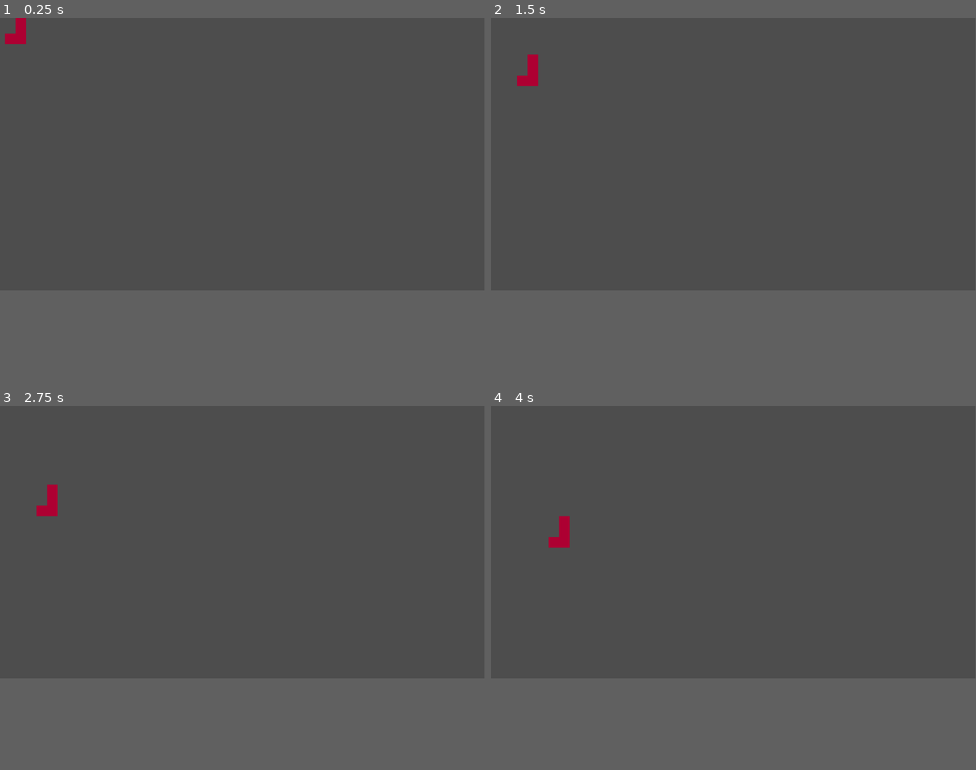
Above: before the commit, frames 1-4 (two rows, left to right).
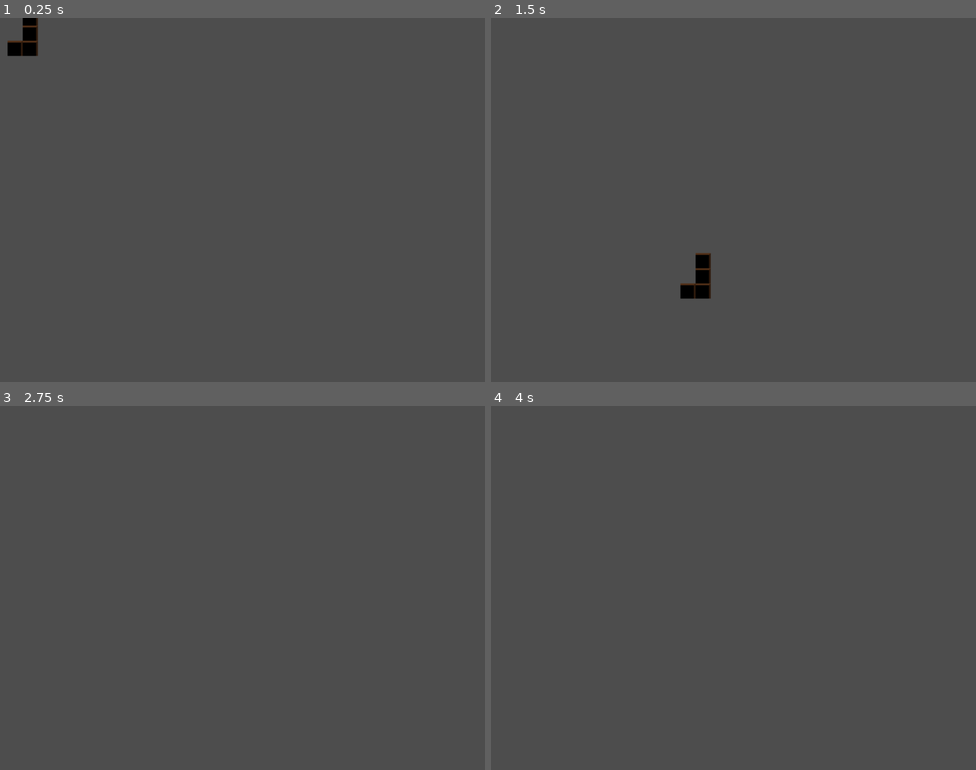
Above: after the commit, the same moments.

Repository: NonsenseSynapse/GodotTetris
Game: Godot game, scene res://main.tscn
Same seed, same stepped clock (60 frames per second), same inputs: the game is played once before the commit and once after it.
Inputs:
- Up to frame 1 (0.25 s): no input
- Up to frame 2 (1.5 s): tap Enter at 0.5 s; hold Right (move_right) 0.53-1.28 s; hold Down (slow_drop) 0.53-1.28 s; hold Left (move_left) from 1.28 s (still down); tap Down (slow_drop) at 1.35 s
- Up to frame 3 (2.75 s): release Left (move_left) at 2.03 s; hold Right (move_right) from 2.03 s (still down); hold Down (slow_drop) from 2.03 s (still down)
- Up to frame 4 (4 s): release Down (slow_drop) at 2.78 s; tap Down (slow_drop) at 2.85 s; tap Space at 3.5 s; release Right (move_right) at 3.53 s; hold Left (move_left) from 3.53 s (still down); hold Down (slow_drop) from 3.53 s (still down)
In our replay, the window is 799x449 before the commit and 800x600 after it. These sizes can differ from the game's own. Grey fills any space a smaller window leaves; there, only what the larger window draws over its background counts as a difference.

The runs differ from the first frame. In frame 1, 0.6% of the frame differs, in the area x 1-8%, y 0-11%; in frame 2, 0.8%, in the area x 5-46%, y 10-78%; in frame 3, 0.3%; in frame 4, 0.3%.

Commit message:
GameBoard can track texture, color, and position

Diff:
--- /dev/null
+++ b/GameBoard.gd
@@ -0,0 +1,66 @@
+extends Node2D
+
+@export var tile_size: int
+@export var width: int = 10
+@export var height: int = 20
+@export var default_tile_texture: Texture
+
+# TODO: maybe remove?
+@export var color: Color
+
+var bg_texture_index: int = 0
+var set_texture_index: int = 1
+var board_cells: Array
+
+class BoardCell:
+	var x: int
+	var y: int
+	var texture_index: int
+	var color_index: int
+
+	func _init(x, y, texture_index, color_index):
+		self.x = x
+		self.y = y
+		self.texture_index = texture_index
+		self.color_index = color_index
+
+
+
+# Called when the node enters the scene tree for the first time.
+func _ready():
+#	$Sprite2D.color = color
+#	$ColorRect.color = color
+#	$ColorRect.size = Vector2(tile_size * width, tile_size * height)
+#	$ColorRect.show()
+#	print($ColorRect.size)
+
+
+#	$TileMap.show()
+	print('made it after')
+
+	for bg_x in range(0, width):
+		board_cells.append([])
+		for bg_y in range(0, height):
+			var new_tile = BoardCell.new(bg_x, bg_y, 0, 0)
+			board_cells[bg_x].append(new_tile)
+
+	#print(board_cells)
+	paint_bg_cells()
+
+	paint_one_cell(5, 5)
+	paint_one_cell(5, 6)
+	paint_one_cell(6, 6)
+	paint_one_cell(6, 7)
+
+func paint_bg_cells():
+	for cell_row in board_cells:
+		for cell in cell_row:
+			$TileMap.set_cell(0, Vector2(cell.x, cell.y), bg_texture_index, Vector2(0, 0))
+
+func paint_one_cell(x, y):
+	board_cells[x][y].color_index = set_texture_index
+	$TileMap.set_cell(0, Vector2(x, y), set_texture_index, Vector2(0, 0))
+
+# Called every frame. 'delta' is the elapsed time since the previous frame.
+func _process(delta):
+	pass
--- /dev/null
+++ b/game_board.tscn
@@ -0,0 +1,50 @@
+[gd_scene load_steps=7 format=3 uid="uid://cbiokoha481e0"]
+
+[ext_resource type="Script" path="res://GameBoard.gd" id="1_trug8"]
+[ext_resource type="Texture2D" uid="uid://byc7q170tfw8f" path="res://assets/block-texture1.png" id="2_pn8y0"]
+[ext_resource type="Texture2D" uid="uid://duy7kirihftd4" path="res://assets/block-texture2.png" id="3_f024a"]
+
+[sub_resource type="TileSetAtlasSource" id="TileSetAtlasSource_2rkxn"]
+texture = ExtResource("2_pn8y0")
+texture_region_size = Vector2i(200, 200)
+0:0/0 = 0
+
+[sub_resource type="TileSetAtlasSource" id="TileSetAtlasSource_3258k"]
+texture = ExtResource("3_f024a")
+texture_region_size = Vector2i(200, 200)
+0:0/0 = 0
+
+[sub_resource type="TileSet" id="TileSet_h7hxv"]
+tile_size = Vector2i(200, 200)
+sources/0 = SubResource("TileSetAtlasSource_2rkxn")
+sources/1 = SubResource("TileSetAtlasSource_3258k")
+
+[node name="GameBoard" type="Node2D"]
+script = ExtResource("1_trug8")
+tile_size = 50
+default_tile_texture = ExtResource("2_pn8y0")
+color = Color(0.305882, 0.568627, 0.866667, 1)
+
+[node name="ColorRect" type="ColorRect" parent="."]
+visible = false
+offset_left = 475.0
+offset_top = 5.0
+offset_right = 775.0
+offset_bottom = 605.0
+size_flags_horizontal = 4
+color = Color(0.898039, 0.623529, 0.780392, 1)
+
+[node name="TileMap" type="TileMap" parent="."]
+position = Vector2(475, 5)
+scale = Vector2(0.25, 0.25)
+tile_set = SubResource("TileSet_h7hxv")
+cell_quadrant_size = 12
+format = 2
+layer_0/name = "Background"
+layer_1/name = "Current Blocks"
+layer_1/enabled = true
+layer_1/modulate = Color(1, 1, 1, 1)
+layer_1/y_sort_enabled = false
+layer_1/y_sort_origin = 0
+layer_1/z_index = 1
+layer_1/tile_data = PackedInt32Array()
--- a/main.gd
+++ b/main.gd
@@ -10,6 +10,7 @@
 	var shape = $ShapeGenerator.generate()
 	current_shape = shape
 	shape.show()
+	print($TetrisShape.tile_square_length)
 
 
 
@@ -64,10 +65,8 @@
 func _on_rotation_timer_timeout():
 	rotation_lock = false
 
-
 func _on_slow_drop_timer_timeout():
 	slow_drop_lock = false
 
-
 func _on_movement_timer_timeout():
 	movement_lock = false
--- a/main.tscn
+++ b/main.tscn
@@ -16,15 +16,16 @@
 autostart = true
 
 [node name="RotationTimer" type="Timer" parent="."]
-wait_time = 0.25
+wait_time = 0.2
 one_shot = true
 
 [node name="SlowDropTimer" type="Timer" parent="."]
-wait_time = 0.25
+wait_time = 0.2
 one_shot = true
 
 [node name="MovementTimer" type="Timer" parent="."]
-wait_time = 0.25
+wait_time = 0.2
+one_shot = true
 
 [connection signal="timeout" from="DropTimer" to="." method="_on_drop_timer_timeout"]
 [connection signal="timeout" from="RotationTimer" to="." method="_on_rotation_timer_timeout"]
--- a/project.godot
+++ b/project.godot
@@ -14,6 +14,11 @@
 run/main_scene="res://main.tscn"
 config/features=PackedStringArray("4.1", "Forward Plus")
 config/icon="res://icon.svg"
+
+[display]
+
+window/size/viewport_width=1600
+window/size/viewport_height=1200
 
 [input]
 
--- a/shape.tscn
+++ b/shape.tscn
@@ -1,10 +1,9 @@
 [gd_scene load_steps=3 format=3 uid="uid://cgrlyovgfvxj0"]
 
 [ext_resource type="Script" path="res://TShape.gd" id="1_8eyny"]
-
-[sub_resource type="PlaceholderTexture2D" id="PlaceholderTexture2D_7icms"]
-size = Vector2(25, 25)
+[ext_resource type="Texture2D" uid="uid://byc7q170tfw8f" path="res://assets/block-texture1.png" id="2_x8yln"]
 
 [node name="TetrisShape" type="Node2D"]
+scale = Vector2(0.25, 0.25)
 script = ExtResource("1_8eyny")
-tile_texture = SubResource("PlaceholderTexture2D_7icms")
+tile_texture = ExtResource("2_x8yln")
Binary file added: assets/block-texture1.png
Not shown, added: assets/block-texture1.png.import
Binary file added: assets/block-texture2.png
Not shown, added: assets/block-texture2.png.import
